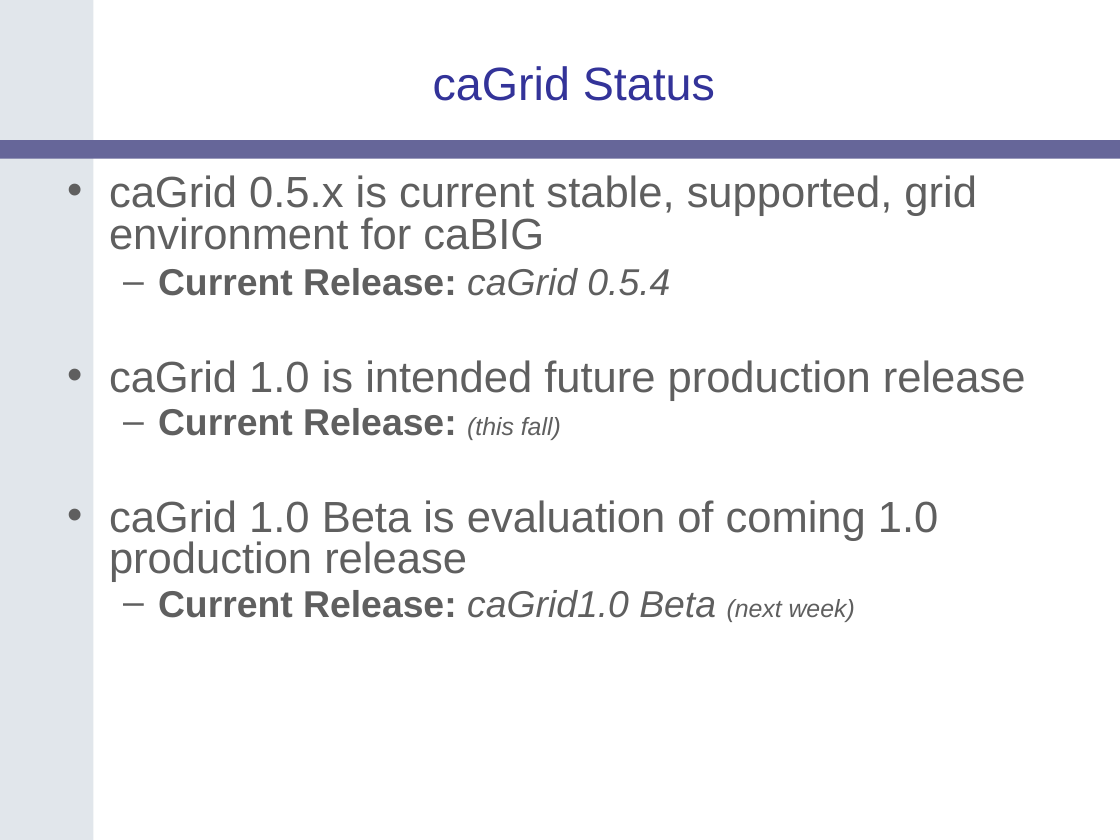
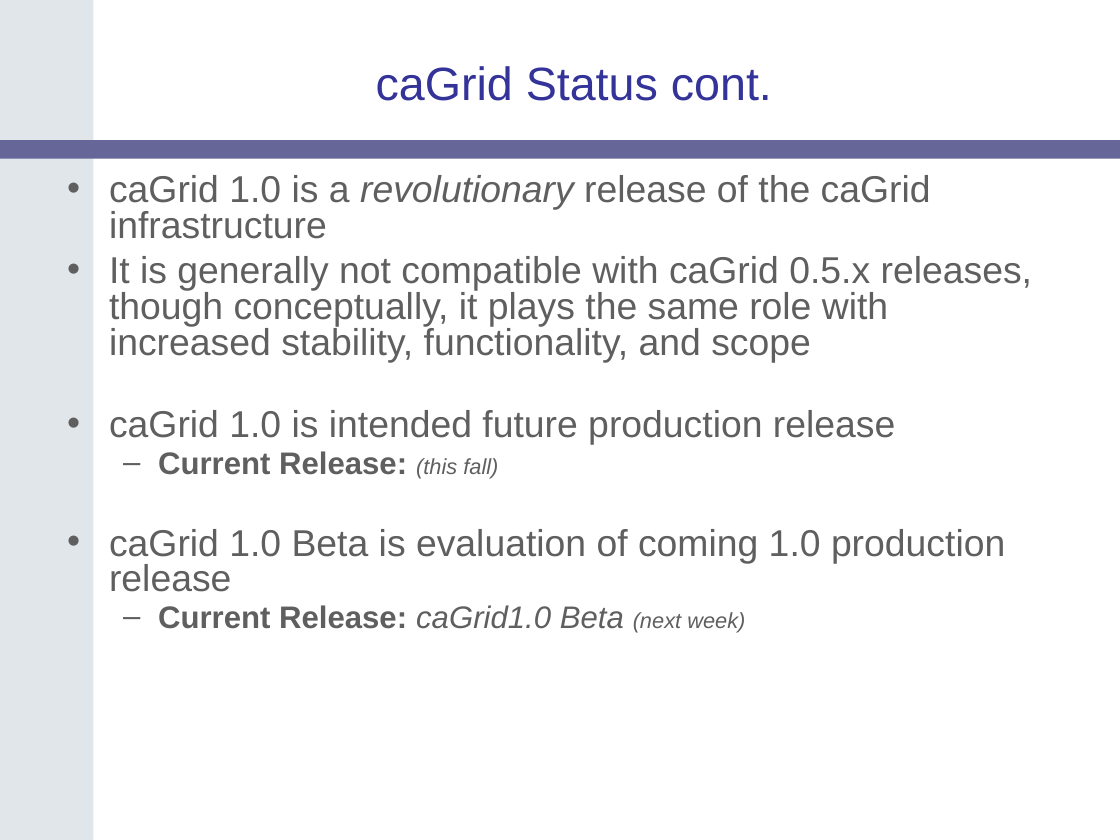
Before and after one commit to NCIP/cagrid-portal, a slide deck: slide 8 of cagrid-1-0/Documentation/presentations/200607_VCDE_ARCH/caGrid-1.0_Beta_Release.ppt (slide 7 before the commit). Drawn at 1120x840 pixels with LibreOffice and Linux fonts; fonts in the diff are those of the drawing; background and template pictures are left out. Boxes give left, top, right and bottom in pixels: in the first picture for what was removed or moved away, otherwise in the second. Text is boxed around its words. In the diff, an @@ line names an element or a change of style, - is before the commit and + after.

```diff
--- a/cagrid-1-0/Documentation/presentations/200607_VCDE_ARCH/caGrid-1.0_Beta_Release.ppt
+++ b/cagrid-1-0/Documentation/presentations/200607_VCDE_ARCH/caGrid-1.0_Beta_Release.ppt
@@ title at [376, 66, 772, 101]: text changed @@
-caGrid Status
+caGrid Status cont.
@@ text at [109, 175, 1032, 362]: text changed; size 28 to 24 pt @@
-• caGrid 0.5.x is current stable, supported, grid environment for caBIG
-  – Current Release: caGrid 0.5.4
+• caGrid 1.0 is a revolutionary release of the caGrid infrastructure
+• It is generally not compatible with caGrid 0.5.x releases, though conceptually, it plays the same role with increased stability, functionality, and scope
@@ text at [109, 410, 1005, 633]: size 28 to 24 pt in "caGrid 1.0 is intended future production release", "caGrid 1.0 Beta is evaluation of coming ..."; size 24 to 20 pt in "Current Release:", "Current Release: caGrid1.0 Beta"; size 16 to 14 pt in "(this fall)", "(next week)"; less space between paragraphs @@
```
Also in this commit, not shown: 1 other slide changed, 14 slides added, 6 slides removed.
